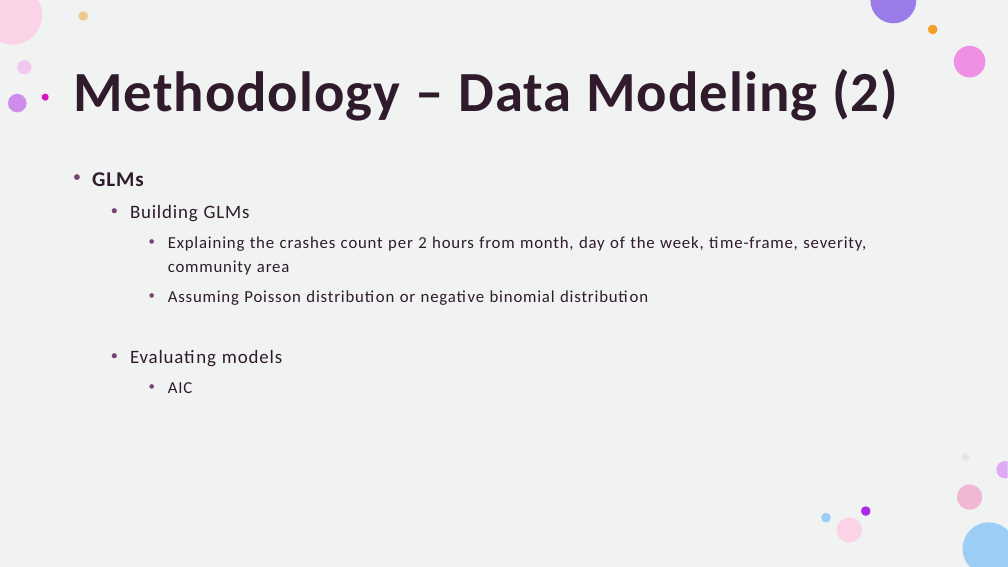
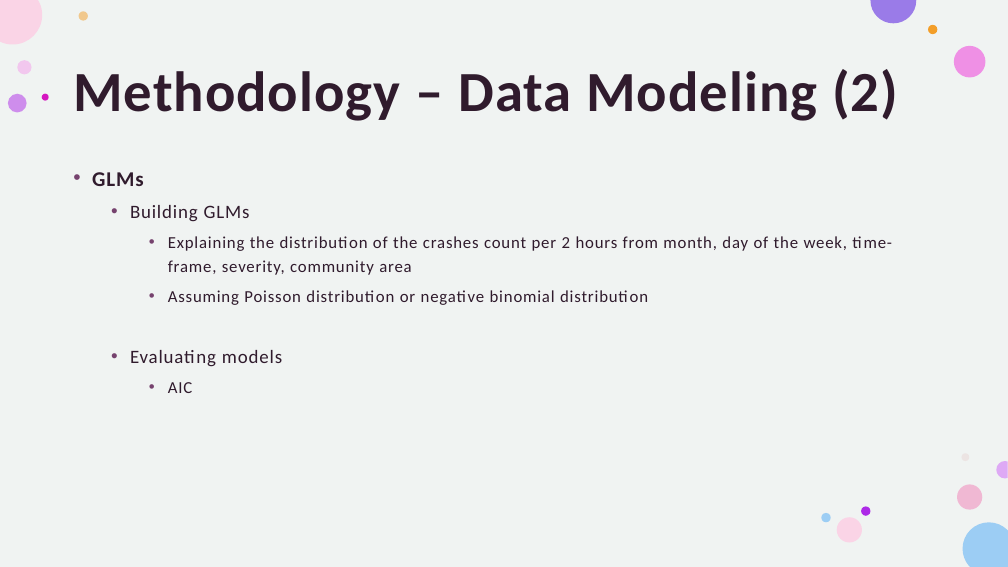
Before and after one commit to kosawa26/Capstone, a slide deck: slide 9 of Midterm_Presentation.pptx. Drawn at 1008x567 pixels with LibreOffice and Linux fonts; fonts in the diff are those of the drawing. Boxes give left, top, right and bottom in pixels: in the first picture for what was removed or moved away, otherwise in the second. Text is boxed around its words. In the diff, an @@ line names an element or a change of style, - is before the commit and + after.

Commit message:
Updated slides

```diff
--- a/Midterm_Presentation.pptx
+++ b/Midterm_Presentation.pptx
@@ text at <box>168,236,848,275</box>: text changed @@
-    • Explaining the crashes count per 2 hours from month, day of the week, time-frame, severity, community area
+    • Explaining the distribution of the crashes count per 2 hours from month, day of the week, time-frame, severity, community area
```
Also in this commit, not shown: 1 other file.
